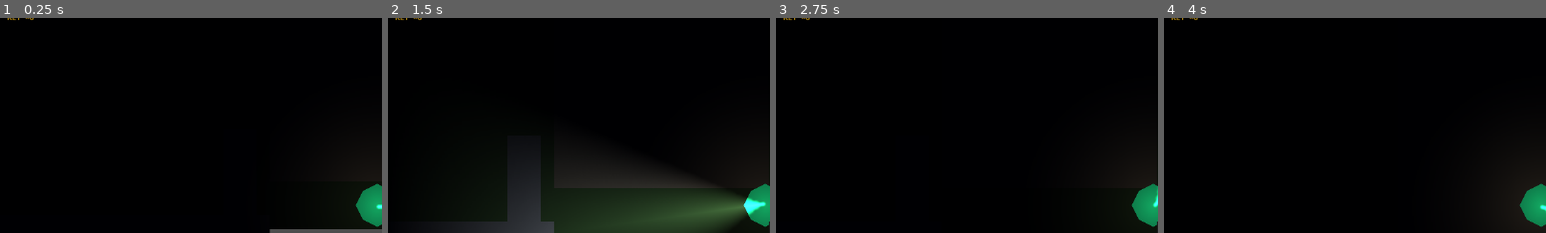
Above: before the commit, frames 1-4 (left to right).
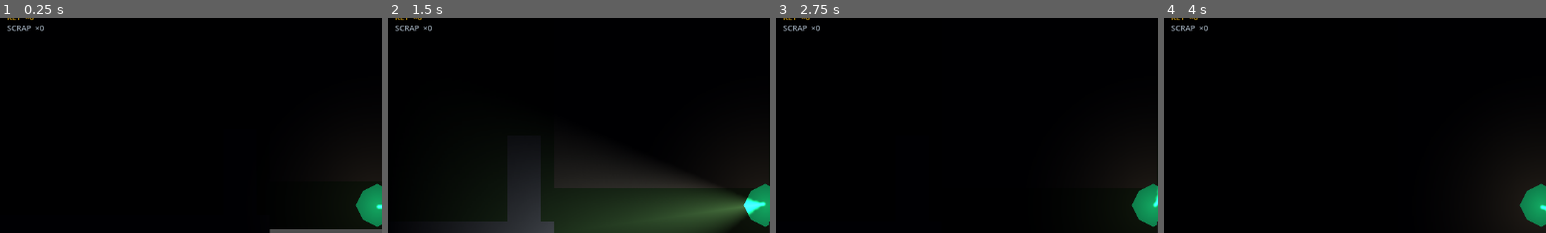
Above: after the commit, the same moments.

Repository: CodingCam-7/We-Lost-Dave
Game: Godot game, scene res://scenes/world.tscn
Two runs of this game, one before a commit and one after it. Both use one fixed random seed, a clock stepped at 60 frames per second and the inputs below. Sound files missing from this copy of the repository are replaced by a short silence.
Inputs (mouse positions are % of the whole screen's width and height, from its top left):
- Up to frame 1 (0.25 s): no input
- Up to frame 2 (1.5 s): tap Enter at 0.5 s; move the mouse to (72, 45) at 0.52 s; press the mouse at (72, 45) at 0.53 s; hold D (move_right) 0.53-1.28 s; tap E at 0.8, 1.35 s; move the mouse to (30, 55) at 1.27 s; release the mouse at (30, 55) at 1.28 s; hold S (move_down) from 1.28 s (still down)
- Up to frame 3 (2.75 s): tap 1 at 1.55, 2.1 s; tap Space at 2 s; move the mouse to (60, 28) at 2.02 s; release S (move_down) at 2.03 s; hold D (move_right) from 2.03 s (still down); tap 2 at 2.3 s
- Up to frame 4 (4 s): tap Enter at 2.75 s; move the mouse to (45, 70) at 2.77 s; release D (move_right) at 2.78 s; hold W (move_up) 2.78-3.53 s; tap 2 at 2.85 s; click (45, 70) at 2.92 s; tap 3 at 3.05, 3.6 s; move the mouse to (80, 65) at 3.52 s; hold A (move_left) from 3.53 s (still down); tap 4 at 3.8 s
The pictures show only the part of the screen within x 1-51%, y 6-56%; the shares and areas given below are measured in that part.

The runs differ from the first frame. In frame 1, 0.1% of the frame differs, in the area x 2-12%, y 3-7%; in frame 2, 0.1%; in frame 3, 0.1%; in frame 4, 0.1%.

Commit message:
Add workbench salvage and upgrade panel
Co-Authored-By: Claude Opus 5.5 (1M context) <noreply@anthropic.com>

Diff:
--- a/scripts/player.gd
+++ b/scripts/player.gd
@@ -46,6 +46,13 @@
 
 var _key_count:    int   = 0
 var _key_label:    Label = null
+
+# Workbench upgrades — reload/fire rate start at the consts and shrink with upgrades
+var _scrap:         int   = 0
+var _scrap_label:   Label = null
+var _reload_time:   float = RELOAD_TIME
+var _fire_rate:     float = FIRE_RATE
+var upgrade_levels: Dictionary = {}   # upgrade id -> times purchased
 
 var _interactables: Array = []
 var _prompt_label:  Label = null
@@ -152,7 +159,7 @@
 		_start_reload()
 		return
 	if Input.is_action_pressed("shoot") and _fire_timer <= 0.0 and _ammo > 0:
-		_fire_timer  = FIRE_RATE
+		_fire_timer  = _fire_rate
 		_ammo       -= 1
 		_spawn_bullet()
 		_update_ammo_label()
@@ -161,7 +168,7 @@
 	if _reloading or _ammo == CYLINDER_CAPACITY:
 		return
 	_reloading    = true
-	_reload_timer = RELOAD_TIME
+	_reload_timer = _reload_time
 	if _sfx_reload.stream: _sfx_reload.play()
 	_update_ammo_label()
 
@@ -197,6 +204,13 @@
 	_key_label.add_theme_font_size_override("font_size", 13)
 	_hud_canvas.add_child(_key_label)
 
+	# Scrap count — spent at workbenches
+	_scrap_label = Label.new()
+	_scrap_label.position = Vector2(20, 54)
+	_scrap_label.add_theme_color_override("font_color", Color(0.60, 0.65, 0.70))
+	_scrap_label.add_theme_font_size_override("font_size", 13)
+	_hud_canvas.add_child(_scrap_label)
+
 	# Interaction prompt — above ammo
 	_prompt_label = Label.new()
 	_prompt_label.position = Vector2(20, 612)
@@ -219,6 +233,7 @@
 
 	_update_ammo_label()
 	_update_key_label()
+	_update_scrap_label()
 	_refresh_hotbar()
 
 # ── HP segments ───────────────────────────────────────────────────────────────
@@ -423,7 +438,7 @@
 	if not _ammo_label:
 		return
 	if _reloading:
-		var progress := 1.0 - (_reload_timer / RELOAD_TIME)
+		var progress := 1.0 - (_reload_timer / _reload_time)
 		var filled   := int(progress * 10)
 		_ammo_label.text = "RELOADING  [" + "▓".repeat(filled) + "░".repeat(10 - filled) + "]"
 	else:
@@ -435,6 +450,10 @@
 func _update_key_label() -> void:
 	if _key_label:
 		_key_label.text = "KEY  ×%d" % _key_count
+
+func _update_scrap_label() -> void:
+	if _scrap_label:
+		_scrap_label.text = "SCRAP  ×%d" % _scrap
 
 # ── Interaction ───────────────────────────────────────────────────────────────
 
@@ -509,7 +528,38 @@
 	if _backpack_panel:
 		_backpack_panel.queue_free()
 	_build_backpack(get_viewport().get_visible_rect().size)
+	# New panel is built hidden — keep it matching the open/closed state
+	_backpack_panel.visible = _backpack_open
 	_refresh_backpack()
+
+# ── Scrap & workbench upgrades ────────────────────────────────────────────────
+
+func get_scrap() -> int:
+	return _scrap
+
+func spend_scrap(amount: int) -> bool:
+	if _scrap < amount:
+		return false
+	_scrap -= amount
+	_update_scrap_label()
+	return true
+
+# Breaks down every backpack item (not hotbar) into 1 scrap each.
+# Returns how many items were salvaged.
+func salvage_backpack() -> int:
+	var count := _inventory.size()
+	_inventory.clear()
+	_backpack_selected = -1
+	_scrap += count
+	_refresh_backpack()
+	_update_scrap_label()
+	return count
+
+func reduce_reload_time(seconds: float) -> void:
+	_reload_time = max(0.5, _reload_time - seconds)
+
+func reduce_fire_rate(seconds: float) -> void:
+	_fire_rate = max(0.1, _fire_rate - seconds)
 
 # ── Health ────────────────────────────────────────────────────────────────────
 
--- a/scripts/workbench.gd
+++ b/scripts/workbench.gd
@@ -1,4 +1,37 @@
 extends StaticBody2D
 
-func interact() -> void:
-	pass  # TODO: open crafting / upgrade UI
+# Workbench — when Dave is close, E opens the salvage/upgrade panel.
+# The panel itself (UI + upgrade list) lives in workbench_panel.gd.
+
+const INTERACT_SIZE := Vector2(120, 80)  # a bit larger than the 80x36 bench body
+
+func _ready() -> void:
+	# Proximity area built in code (same pattern as item_drop.gd)
+	var area := Area2D.new()
+	area.collision_layer = 0
+	area.collision_mask  = 1
+	var col  := CollisionShape2D.new()
+	var rect := RectangleShape2D.new()
+	rect.size = INTERACT_SIZE
+	col.shape = rect
+	area.add_child(col)
+	area.body_entered.connect(_on_body_entered)
+	area.body_exited.connect(_on_body_exited)
+	add_child(area)
+
+func _on_body_entered(body: Node2D) -> void:
+	if body.is_in_group("player"):
+		body.register_interactable(self)
+
+func _on_body_exited(body: Node2D) -> void:
+	if body.is_in_group("player"):
+		body.unregister_interactable(self)
+
+func get_prompt() -> String:
+	return "[E]  Use workbench"
+
+func interact(player: Node) -> void:
+	var panel := WorkbenchPanel.new()
+	panel.player = player
+	# Added to the current scene so it's cleaned up if the scene reloads
+	get_tree().current_scene.add_child(panel)
--- /dev/null
+++ b/scripts/workbench_panel.gd
@@ -0,0 +1,161 @@
+extends CanvasLayer
+class_name WorkbenchPanel
+
+# Workbench UI — salvage backpack items into scrap, spend scrap on upgrades.
+# Pauses the game while open so Dave can't be hit at the bench.
+#
+# Controls:  S = salvage backpack   1-4 = buy upgrade   E / Esc = close
+
+# Each upgrade costs base_cost + times already bought, up to max_level purchases
+const UPGRADES := [
+	{"id": "hull",   "name": "Reinforce hull", "desc": "+1 hull segment",       "base_cost": 3, "max_level": 3},
+	{"id": "pack",   "name": "Expand pack",    "desc": "+1 backpack slot",      "base_cost": 2, "max_level": 4},
+	{"id": "reload", "name": "Oil cylinder",   "desc": "-0.4s reload",          "base_cost": 2, "max_level": 3},
+	{"id": "fire",   "name": "Hair trigger",   "desc": "-0.08s between shots",  "base_cost": 2, "max_level": 3},
+]
+
+const TITLE_COLOR  := Color(0.85, 0.65, 0.10)
+const TEXT_COLOR   := Color(0.80, 0.75, 0.60)
+const DIM_COLOR    := Color(0.40, 0.38, 0.34)
+const SCRAP_COLOR  := Color(0.60, 0.65, 0.70)
+const PANEL_BG     := Color(0.06, 0.06, 0.08, 0.95)
+
+var player: Node = null   # set by workbench.gd before add_child()
+
+var _scrap_label:   Label
+var _status_label:  Label
+var _upgrade_labels: Array = []   # one Label per UPGRADES entry
+var _accepts_input  := false
+
+func _ready() -> void:
+	layer = 50  # above HUD (10), below death screen (100)
+	process_mode = Node.PROCESS_MODE_ALWAYS
+	get_tree().paused = true
+	_build_ui()
+	_refresh()
+	# Skip the frame the panel opened on, so the same E press doesn't close it
+	await get_tree().process_frame
+	_accepts_input = true
+
+func _build_ui() -> void:
+	# Dim the world behind the panel
+	var shade := ColorRect.new()
+	shade.color = Color(0, 0, 0, 0.5)
+	shade.set_anchors_preset(Control.PRESET_FULL_RECT)
+	add_child(shade)
+
+	var center := CenterContainer.new()
+	center.set_anchors_preset(Control.PRESET_FULL_RECT)
+	add_child(center)
+
+	var bg := PanelContainer.new()
+	var style := StyleBoxFlat.new()
+	style.bg_color = PANEL_BG
+	style.border_color = DIM_COLOR
+	style.set_border_width_all(1)
+	style.set_content_margin_all(20)
+	bg.add_theme_stylebox_override("panel", style)
+	center.add_child(bg)
+
+	var box := VBoxContainer.new()
+	box.add_theme_constant_override("separation", 8)
+	bg.add_child(box)
+
+	box.add_child(_make_label("WORKBENCH", TITLE_COLOR, 20))
+	_scrap_label = _make_label("", SCRAP_COLOR, 15)
+	box.add_child(_scrap_label)
+	box.add_child(_spacer(6))
+	box.add_child(_make_label("[S]  Salvage backpack  (+1 scrap per item)", TEXT_COLOR, 14))
+	box.add_child(_spacer(6))
+
+	for i in UPGRADES.size():
+		var lbl := _make_label("", TEXT_COLOR, 14)
+		box.add_child(lbl)
+		_upgrade_labels.append(lbl)
+
+	box.add_child(_spacer(6))
+	_status_label = _make_label("", DIM_COLOR, 13)
+	box.add_child(_status_label)
+	box.add_child(_make_label("[E]  Close", DIM_COLOR, 13))
+
+func _make_label(text: String, color: Color, size: int) -> Label:
+	var lbl := Label.new()
+	lbl.text = text
+	lbl.add_theme_color_override("font_color", color)
+	lbl.add_theme_font_size_override("font_size", size)
+	return lbl
+
+func _spacer(height: int) -> Control:
+	var c := Control.new()
+	c.custom_minimum_size = Vector2(0, height)
+	return c
+
+# ── State ─────────────────────────────────────────────────────────────────────
+
+func _level(id: String) -> int:
+	return player.upgrade_levels.get(id, 0)
+
+func _cost(upgrade: Dictionary) -> int:
+	return upgrade["base_cost"] + _level(upgrade["id"])
+
+func _refresh() -> void:
+	_scrap_label.text = "SCRAP  ×%d" % player.get_scrap()
+	for i in UPGRADES.size():
+		var u: Dictionary = UPGRADES[i]
+		var lvl := _level(u["id"])
+		var lbl: Label = _upgrade_labels[i]
+		var line := "[%d]  %-15s %-22s  %d/%d" % [i + 1, u["name"], u["desc"], lvl, u["max_level"]]
+		if lvl >= u["max_level"]:
+			lbl.text = line + "   MAXED"
+			lbl.add_theme_color_override("font_color", DIM_COLOR)
+		else:
+			var cost := _cost(u)
+			lbl.text = line + "   cost %d" % cost
+			# Grey out what Dave can't afford right now
+			var affordable: bool = player.get_scrap() >= cost
+			lbl.add_theme_color_override("font_color", TEXT_COLOR if affordable else DIM_COLOR)
+
+# ── Actions ───────────────────────────────────────────────────────────────────
+
+func _salvage() -> void:
+	var n: int = player.salvage_backpack()
+	_status_label.text = "Nothing to salvage." if n == 0 else "Salvaged %d item(s)." % n
+
+func _buy(index: int) -> void:
+	var u: Dictionary = UPGRADES[index]
+	var lvl := _level(u["id"])
+	if lvl >= u["max_level"]:
+		_status_label.text = "%s is already maxed." % u["name"]
+		return
+	if not player.spend_scrap(_cost(u)):
+		_status_label.text = "Not enough scrap."
+		return
+	_apply(u["id"])
+	player.upgrade_levels[u["id"]] = lvl + 1
+	_status_label.text = "%s installed." % u["name"]
+
+func _apply(id: String) -> void:
+	match id:
+		"hull":   player.add_segment()
+		"pack":   player.upgrade_inventory()
+		"reload": player.reduce_reload_time(0.4)
+		"fire":   player.reduce_fire_rate(0.08)
+
+func _close() -> void:
+	get_tree().paused = false
+	queue_free()
+
+func _unhandled_input(event: InputEvent) -> void:
+	if not _accepts_input:
+		return
+	if not (event is InputEventKey and event.pressed and not event.echo):
+		return
+	get_viewport().set_input_as_handled()
+	match event.physical_keycode:
+		KEY_E, KEY_ESCAPE: _close(); return
+		KEY_S: _salvage()
+		KEY_1: _buy(0)
+		KEY_2: _buy(1)
+		KEY_3: _buy(2)
+		KEY_4: _buy(3)
+	_refresh()
